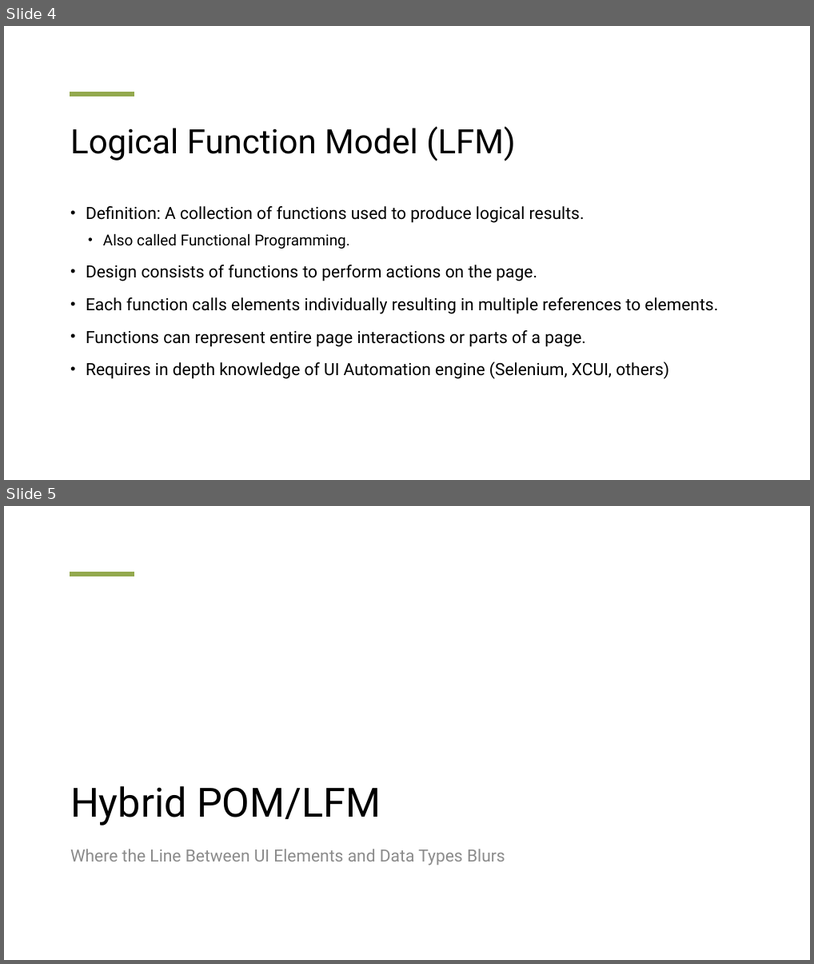
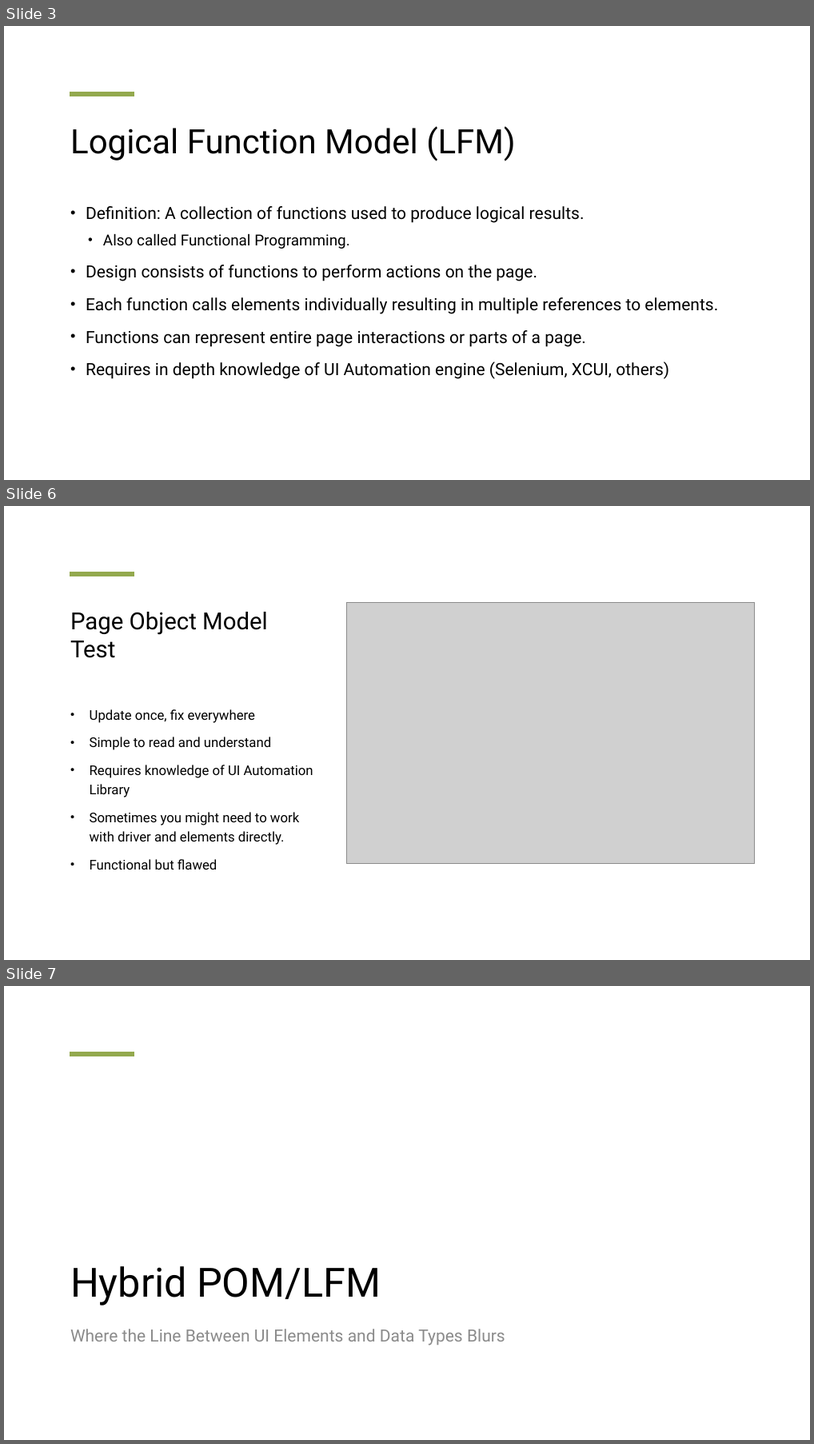
Before and after one commit to Snip3rM00n/pnsqc_quality_jam_demo, a slide deck: HybridPOMLFM.pptx. Shown one above the other, each under a label of ours: slides 4 and 5 before the commit, slides 3, 6 and 7 after it; the slides between them are not shown. The pictures are 814x964 and 814x1444 pixels, drawn with LibreOffice and Linux fonts; fonts in the diff are those of the drawing; grey boxes stand for pictures. Boxes give left, top, right and bottom in pixels: in the first picture for what was removed or moved away, otherwise in the second. Text is boxed around its words. In the diff, an @@ line names an element or a change of style, - is before the commit and + after.

```diff
--- a/HybridPOMLFM.pptx
+++ b/HybridPOMLFM.pptx
@@ slide 6 added at box(4, 506, 810, 960), background #FFFFFF; not listed: 1 template element that a slide beside it also shows @@
@@ title added at box(70, 612, 268, 658), 28 pt, text #000000 @@
+Page Object Model Test
@@ picture added at box(347, 602, 755, 863) @@
@@ text added at box(90, 709, 314, 869), 16 pt, text #000000 @@
+• Update once, fix everywhere
+• Simple to read and understand
+• Requires knowledge of UI Automation Library
+• Sometimes you might need to work with driver and elements directly.
+• Functional but flawed
@@ what was slide 4 is now slide 3 @@
@@ what was slide 5 is now slide 7 @@
```
Also in this commit, not shown: 2 slides changed, 9 other slides added, 11 other files.
